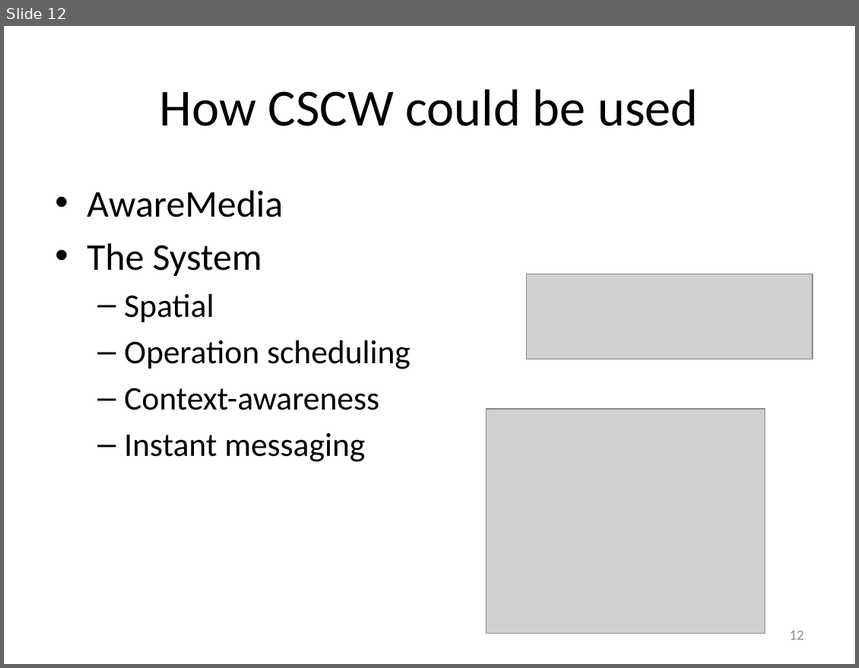
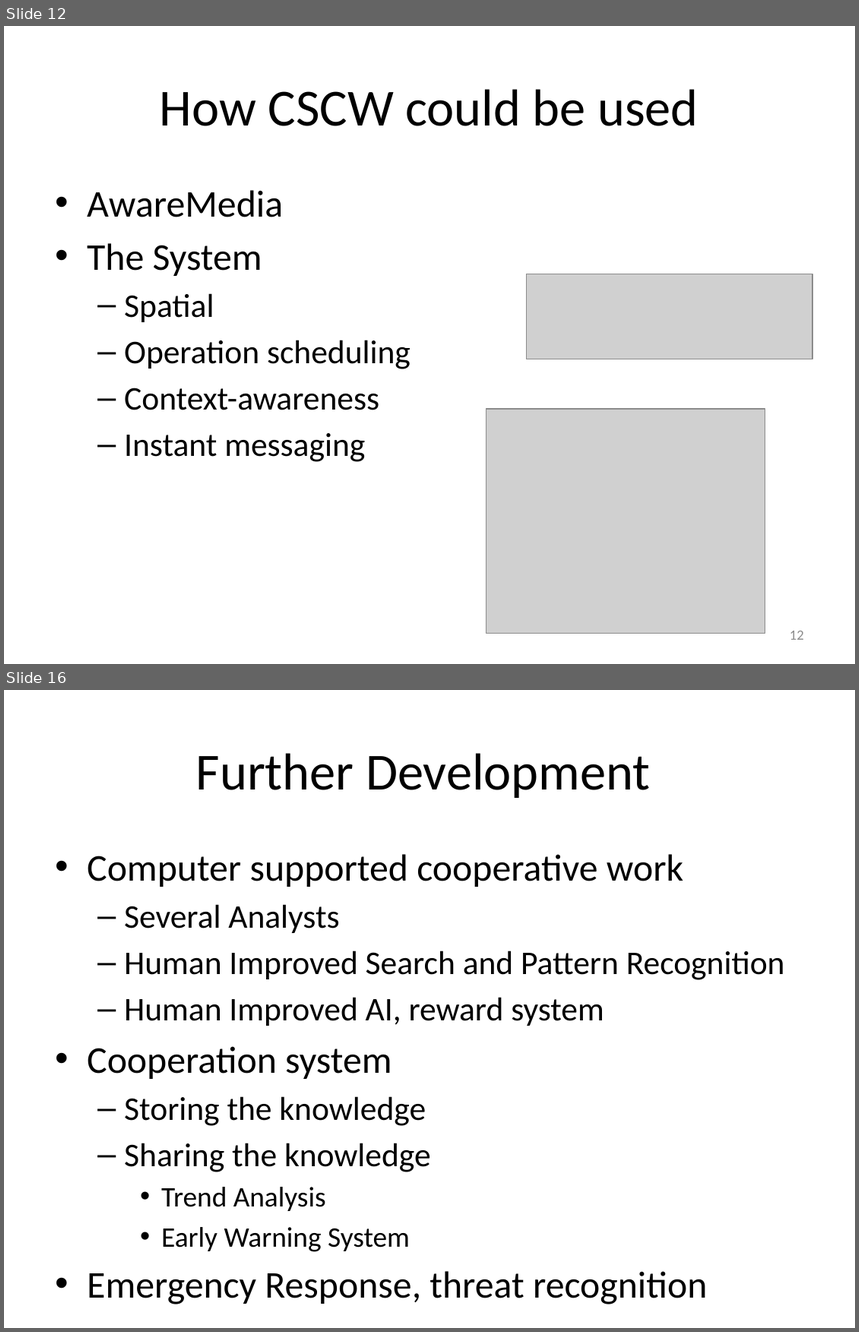
Before and after one commit to isurup/kalle-martin-group, a slide deck: SSE3/MartinPresentation/SSE3_4.pptx. Shown one above the other, each under a label of ours: slide 12 before the commit, slides 12 and 16 after it; the slides between them are not shown. The pictures are 859x668 and 859x1332 pixels, drawn with LibreOffice and Linux fonts; fonts in the diff are those of the drawing; grey boxes stand for pictures. Boxes give left, top, right and bottom in pixels: in the first picture for what was removed or moved away, otherwise in the second. Text is boxed around its words. In the diff, an @@ line names an element or a change of style, - is before the commit and + after.

```diff
--- a/SSE3/MartinPresentation/SSE3_4.pptx
+++ b/SSE3/MartinPresentation/SSE3_4.pptx
@@ slide 16 added at bbox=[4, 690, 855, 1328], background #FFFFFF @@
@@ title added at bbox=[196, 753, 651, 798], 44 pt, text #000000 @@
+Further Development
@@ text added at bbox=[87, 854, 785, 1305], 28 pt, text #000000 @@
+• Computer supported cooperative work
+  – Several Analysts
+  – Human Improved Search and Pattern Recognition
+  – Human Improved AI, reward system
+• Cooperation system
+  – Storing the knowledge
+  – Sharing the knowledge
+    • Trend Analysis
+    • Early Warning System
+• Emergency Response, threat recognition
```
Also in this commit, not shown: 3 other slides added, 1 slide removed, 2 other files.
